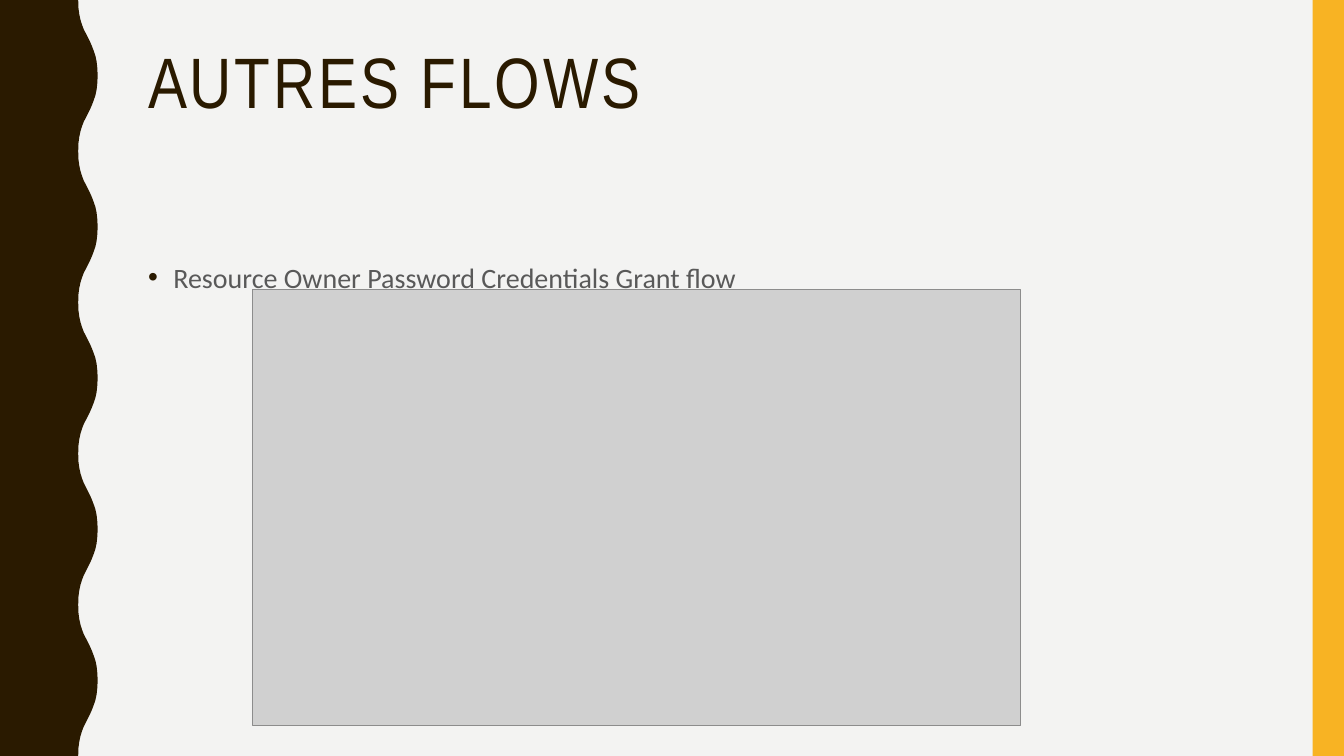
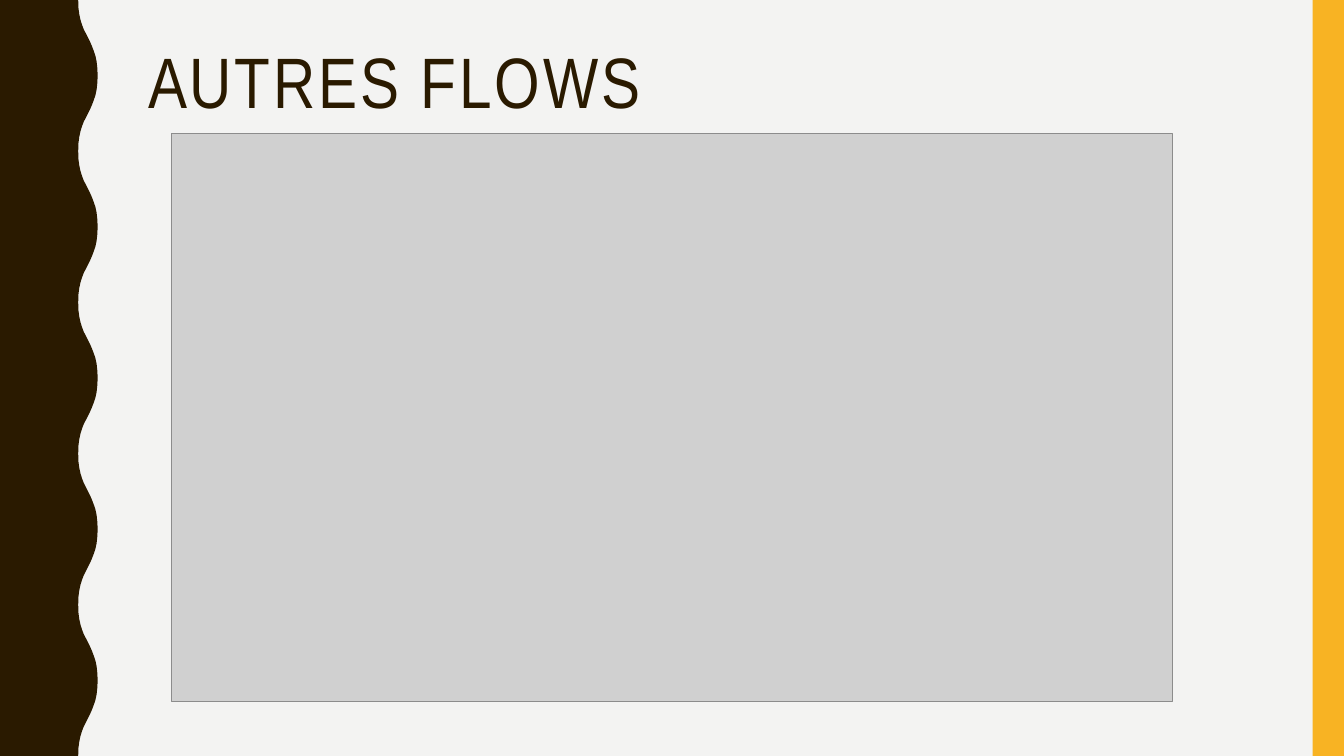
Before and after one commit to jeromefirlej/oidc-samples, a slide deck: slide 16 of Prez OIDC.pptx (slide 14 before the commit). Drawn at 1344x756 pixels with LibreOffice and Linux fonts; fonts in the diff are those of the drawing; grey boxes stand for pictures. Boxes give left, top, right and bottom in pixels: in the first picture for what was removed or moved away, otherwise in the second. Text is boxed around its words. In the diff, an @@ line names an element or a change of style, - is before the commit and + after.

```diff
--- a/Prez OIDC.pptx
+++ b/Prez OIDC.pptx
@@ picture: place and size @@
-picture at (253, 290, 1020, 726)
+picture at (172, 134, 1173, 702)
@@ text removed at (173, 268, 736, 295) @@
-• Resource Owner Password Credentials Grant flow
```
Also in this commit, not shown: 5 other slides changed, 1 slide added.
